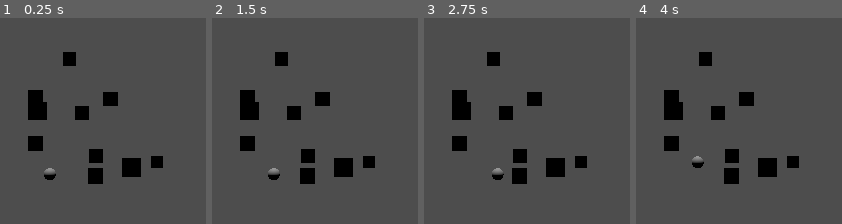
Above: before the commit, frames 1-4 (left to right).
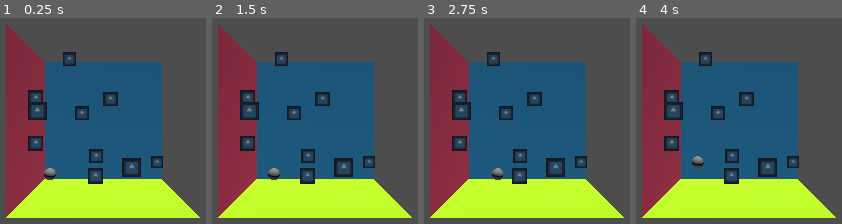
Above: after the commit, the same moments.

Repository: feargrinn/magisterka
Game: Godot game, scene res://game/map/level.tscn
The game is run twice, just before and just after one commit, with the same random seed, the same clock (stepped at 60 frames per second) and the same inputs. Before the commit the project has no main scene; this scene is started directly in both runs. The engine's default icon, where the game draws it, is replaced by a stand-in: a white triangle on a blue panel in a dark square.
Inputs (mouse positions are in pixels of both pictures, inside the frame that each line leads up to):
- Up to frame 1 (0.25 s): no input
- Up to frame 2 (1.5 s): tap Enter at 0.5 s; move the mouse to (outside the picture) at 0.52 s; hold D (right) 0.53-1.28 s; tap W (front) at 0.6, 1.35 s; click (outside the picture) at 0.67 s; tap Space at 1.25 s; move the mouse to (outside the picture) at 1.27 s; hold S (back) from 1.28 s (still down)
- Up to frame 3 (2.75 s): tap Enter at 2 s; move the mouse to (607, 22) at 2.02 s; release S (back) at 2.03 s; hold D (right) from 2.03 s (still down); tap W (front) at 2.1 s
- Up to frame 4 (4 s): tap Space at 2.75 s; move the mouse to (699, 209) at 2.77 s; release D (right) at 2.78 s; hold E (up) 2.78-3.53 s; tap W (front) at 2.85, 3.6 s; click (699, 209) at 2.92 s; tap Enter at 3.5 s; move the mouse to (outside the picture) at 3.52 s; hold A (left) from 3.53 s (still down)

The runs differ from the first frame. In frame 1, 61% of the frame differs, in the area x 2-98%, y 2-98%; in frame 2, 61%; in frame 3, 61%; in frame 4, 61%.

Commit message:
Added axes for clarity, changed tiles numeration

Diff:
--- /dev/null
+++ b/game/map/Tile.gd
@@ -0,0 +1,13 @@
+extends StaticBody3D
+class_name Tile
+
+static var SIZE : float = 0.1
+
+func _init(position_on_map : Vector3i) -> void:
+	var debug_shape = CollisionShape3D.new()
+	debug_shape.shape = BoxShape3D.new()
+	debug_shape.shape.size = Vector3.ONE * SIZE
+	add_child(debug_shape)
+	position = Vector3(position_on_map.x * SIZE + SIZE/2,
+		position_on_map.y * SIZE + SIZE/2,
+		position_on_map.z * SIZE + SIZE/2)
--- a/game/map/level.tscn
+++ b/game/map/level.tscn
@@ -1,13 +1,21 @@
-[gd_scene load_steps=3 format=3 uid="uid://iubudc5aonha"]
+[gd_scene load_steps=7 format=3 uid="uid://iubudc5aonha"]
 
 [ext_resource type="Script" uid="uid://37xgo1wpf7hi" path="res://game/map/map_builder.gd" id="1_u52ul"]
 [ext_resource type="Script" uid="uid://daurvugmy8cpp" path="res://ui/camera_rotator.gd" id="2_vonw3"]
 
+[sub_resource type="QuadMesh" id="QuadMesh_v613y"]
+
+[sub_resource type="StandardMaterial3D" id="StandardMaterial3D_p1roe"]
+albedo_color = Color(0.227451, 0.682353, 0.952941, 1)
+
+[sub_resource type="StandardMaterial3D" id="StandardMaterial3D_lm0tu"]
+albedo_color = Color(0.945098, 0.282353, 0.435294, 1)
+
+[sub_resource type="StandardMaterial3D" id="StandardMaterial3D_hnxvw"]
+albedo_color = Color(0.701961, 0.929412, 0.0980392, 1)
+
 [node name="Level" type="Node3D"]
 script = ExtResource("1_u52ul")
-
-[node name="DirectionalLight3D" type="DirectionalLight3D" parent="."]
-transform = Transform3D(1, 0, 0, 0, -4.37114e-08, 1, 0, -1, -4.37114e-08, 0, 5, 0)
 
 [node name="Camera_Rotator" type="Node3D" parent="."]
 script = ExtResource("2_vonw3")
@@ -15,4 +23,29 @@
 [node name="Camera3D" type="Camera3D" parent="Camera_Rotator"]
 transform = Transform3D(1, 0, 0, 0, 1, 0, 0, 0, 1, 0, 0, 2)
 
-[node name="Map" type="Node3D" parent="."]
+[node name="AxisPlanes" type="Node3D" parent="."]
+
+[node name="Z" type="MeshInstance3D" parent="AxisPlanes"]
+transform = Transform3D(1, 0, 0, 0, 1, 0, 0, 0, 1, 0.5, 0.5, 0)
+mesh = SubResource("QuadMesh_v613y")
+surface_material_override/0 = SubResource("StandardMaterial3D_p1roe")
+
+[node name="X" type="MeshInstance3D" parent="AxisPlanes"]
+transform = Transform3D(-4.37114e-08, 0, 1, 0, 1, 0, -1, 0, -4.37114e-08, 0, 0.5, 0.5)
+mesh = SubResource("QuadMesh_v613y")
+surface_material_override/0 = SubResource("StandardMaterial3D_lm0tu")
+
+[node name="Y" type="MeshInstance3D" parent="AxisPlanes"]
+transform = Transform3D(1, 0, 0, 0, -4.37114e-08, 1, 0, -1, -4.37114e-08, 0.5, 0, 0.5)
+mesh = SubResource("QuadMesh_v613y")
+surface_material_override/0 = SubResource("StandardMaterial3D_hnxvw")
+
+[node name="Lighting" type="Node3D" parent="."]
+transform = Transform3D(0.984808, 0.173648, 0, -0.17101, 0.969846, -0.173648, -0.0301537, 0.17101, 0.984808, 0, 0, 0)
+
+[node name="TopLight" type="DirectionalLight3D" parent="Lighting"]
+transform = Transform3D(1, 0, 0, 0, -4.37114e-08, 1, 0, -1, -4.37114e-08, 0, 5, 0)
+
+[node name="BottomLight" type="DirectionalLight3D" parent="Lighting"]
+transform = Transform3D(1, 0, 0, 0, -4.37114e-08, -1, 0, 1, -4.37114e-08, 0, -5, 0)
+light_energy = 0.25
--- /dev/null
+++ b/game/map/map.gd
@@ -0,0 +1,5 @@
+extends Node3D
+class_name Map
+
+var size : int #or Vector3i ig, but assumed int for now
+var tiles : Dictionary[Vector3i, Tile] = {}
--- a/game/map/map_builder.gd
+++ b/game/map/map_builder.gd
@@ -1,30 +1,30 @@
 extends Node3D
 
-var tile_scene = preload("res://game/map/tile.tscn")
 const MAP_SIZE = 10
-@warning_ignore("integer_division")
-const OFFSET = MAP_SIZE/2
-
-var map : Dictionary[Vector3i, StaticBody3D] = {}
 
 const CREATURE_AMOUNT : int = 10
 
 var creature_scene = preload("res://game/creature/creature.tscn")
 
 func _ready() -> void:
-	var tile = tile_scene.instantiate()
-	var size = tile.get_child(0).shape.size.x
-	for x in range(-OFFSET, OFFSET):
-		for y in range(-OFFSET, OFFSET):
-			for z in range(-OFFSET, OFFSET):
-				tile = tile_scene.instantiate()
-				tile.position = Vector3(x * size + size/2, y * size + size/2, z * size + size/2)
-				$Map.add_child(tile)
-				map[Vector3i(x + OFFSET, y + OFFSET, z + OFFSET)] = tile
-	Cursor.new(map)
-	var creature_tiles = map.keys()
+	var map : Map = Map.new()
+	map.size = MAP_SIZE
+	add_child(map)
+	for x in range(MAP_SIZE):
+		for y in range(MAP_SIZE):
+			for z in range(MAP_SIZE):
+				var tile = Tile.new(Vector3i(x,y,z))
+				map.add_child(tile)
+				map.tiles[Vector3i(x, y, z)] = tile
+	map.position -= Vector3.ONE * MAP_SIZE/2 * Tile.SIZE #centering the map on the screen
+	$AxisPlanes.scale *= MAP_SIZE * Tile.SIZE
+	$AxisPlanes.position -= Vector3.ONE * MAP_SIZE/2 * Tile.SIZE
+
+	Cursor.new(map.tiles)
+
+	var creature_tiles = map.tiles.keys()
 	creature_tiles.shuffle()
 	creature_tiles = creature_tiles.slice(0, CREATURE_AMOUNT)
 	for creature_tile in creature_tiles:
 		var creature = creature_scene.instantiate()
-		map[creature_tile].add_child(creature)
+		map.tiles[creature_tile].add_child(creature)
--- a/game/map/tile.tscn
+++ /dev/null
@@ -1,9 +0,0 @@
-[gd_scene load_steps=2 format=3 uid="uid://d4jqug1yu4nyc"]
-
-[sub_resource type="BoxShape3D" id="BoxShape3D_yhqha"]
-size = Vector3(0.1, 0.1, 0.1)
-
-[node name="Tile" type="StaticBody3D"]
-
-[node name="Shape" type="CollisionShape3D" parent="."]
-shape = SubResource("BoxShape3D_yhqha")
--- a/game/player/cursor.gd
+++ b/game/player/cursor.gd
@@ -2,9 +2,9 @@
 class_name Cursor
 
 var tile_position : Vector3i = Vector3i.ZERO
-var map : Dictionary[Vector3i, StaticBody3D]
+var map : Dictionary[Vector3i, Tile]
 
-func _init(map_a : Dictionary[Vector3i, StaticBody3D]) -> void:
+func _init(map_a : Dictionary[Vector3i, Tile]) -> void:
 	mesh = SphereMesh.new()
 	mesh.radius = 0.05
 	mesh.height = 0.1
--- a/project.godot
+++ b/project.godot
@@ -11,6 +11,7 @@
 [application]
 
 config/name="Magisterka"
+run/main_scene="uid://iubudc5aonha"
 config/features=PackedStringArray("4.4", "GL Compatibility")
 config/icon="res://icon.svg"
 
Not shown, added: game/map/Tile.gd.uid
Not shown, added: game/map/map.gd.uid
